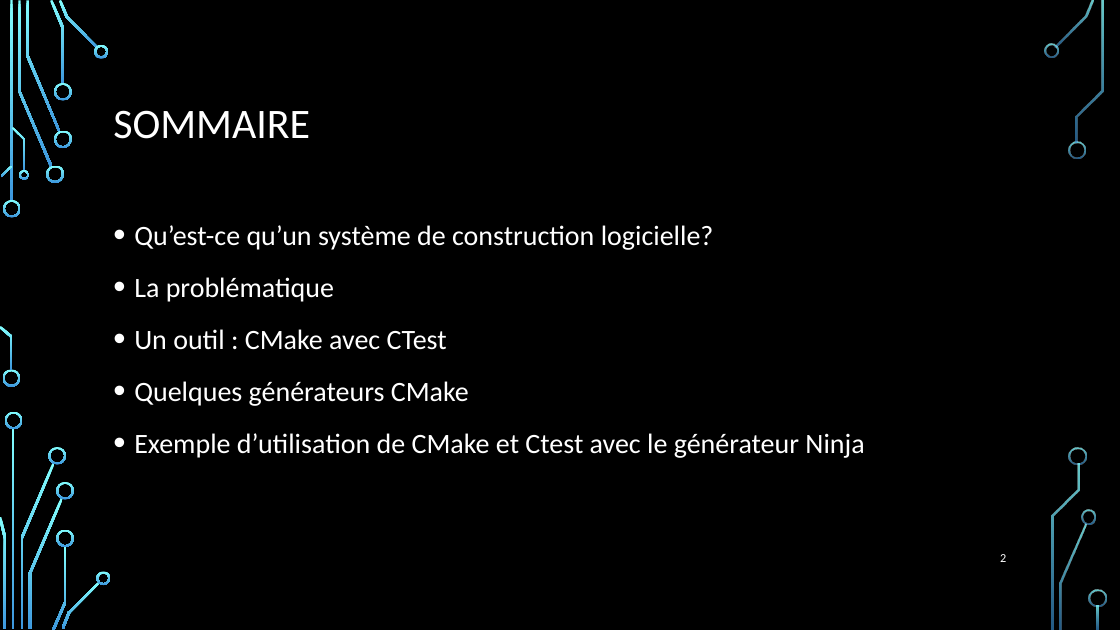
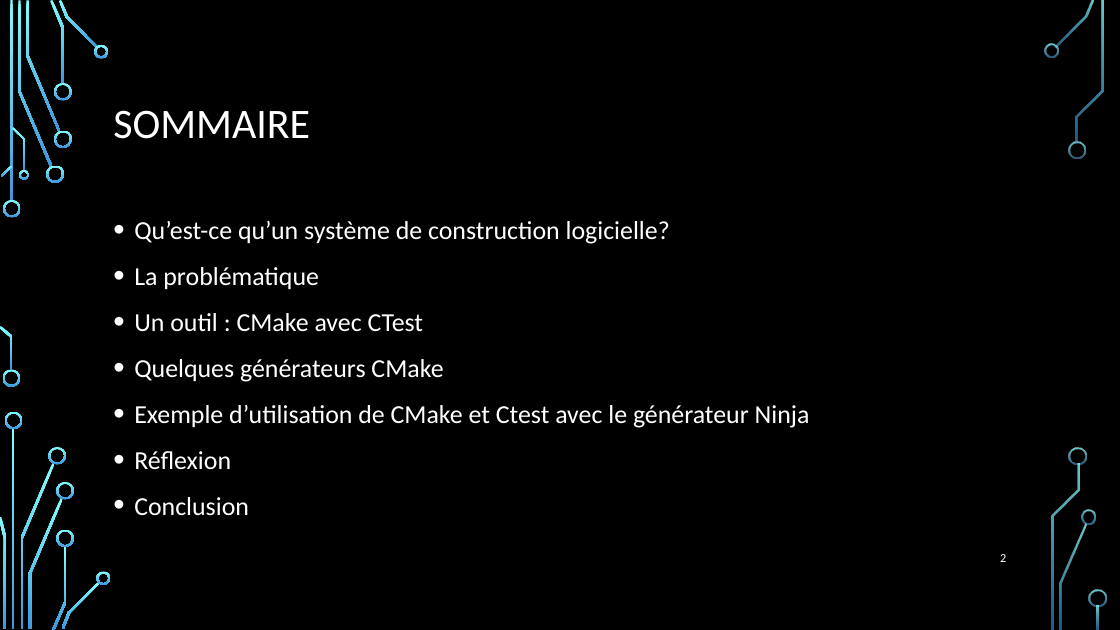
Before and after one commit to 0fil0/presentation-CMake-CTest, a slide deck: slide 2 of CMake, Ctest et les systèmes de construction.pptx. Drawn at 1120x630 pixels with LibreOffice and Linux fonts; fonts in the diff are those of the drawing; background and template pictures are left out. Boxes give left, top, right and bottom in pixels: in the first picture for what was removed or moved away, otherwise in the second. Text is boxed around its words. In the diff, an @@ line names an element or a change of style, - is before the commit and + after.

```diff
--- a/CMake, Ctest et les systèmes de construction.pptx
+++ b/CMake, Ctest et les systèmes de construction.pptx
@@ text at [134,221,810,428]: size 24 to 22.2 pt in "Qu’est-ce qu’un système de construction logicielle?", "La problématique", "Un outil : CMake avec CTest", "Quelques générateurs CMake" and 1 more places; line spacing 1.2 to 1.1 @@
@@ text at [134,451,249,516]: paragraphs added @@
+• Réflexion
+• Conclusion
```
Also in this commit, not shown: 4 other slides changed, 9 slides added, 1 slide removed, 12 other files.
